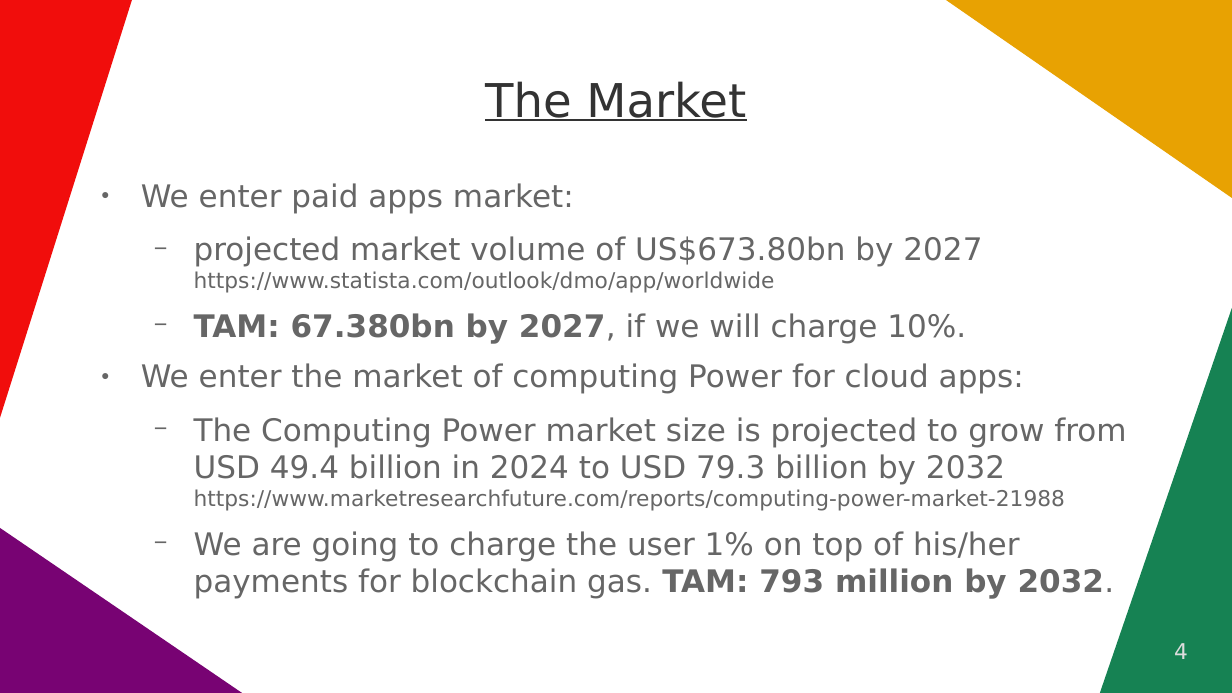
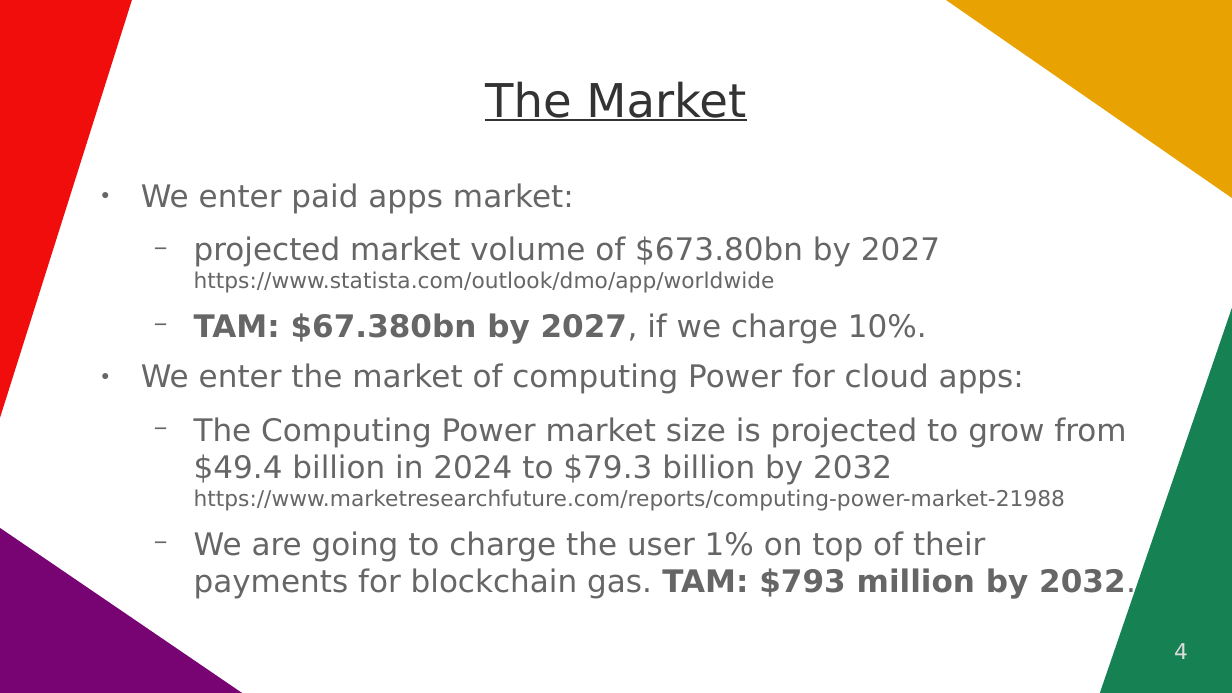
Before and after one commit to vporton/icp-package-manager, a slide deck: slide 4 of docs/long-pitchdeck.odp. Drawn at 1232x693 pixels with LibreOffice and Linux fonts; fonts in the diff are those of the drawing. Boxes give left, top, right and bottom in pixels: in the first picture for what was removed or moved away, otherwise in the second. Text is boxed around its words. In the diff, an @@ line names an element or a change of style, - is before the commit and + after.

```diff
--- a/docs/long-pitchdeck.odp
+++ b/docs/long-pitchdeck.odp
@@ text at (x1=194, y1=236, x2=940, y2=343): text changed @@
-  − projected market volume of US$673.80bn by 2027
-    https://www.statista.com/outlook/dmo/app/worldwide
-  − TAM: 67.380bn by 2027, if we will charge 10%.
+  − projected market volume of $673.80bn by 2027
+    https://www.statista.com/outlook/dmo/app/worldwide
+  − TAM: $67.380bn by 2027, if we charge 10%.
@@ text at (x1=194, y1=417, x2=1136, y2=599): text changed @@
-  − The Computing Power market size is projected to grow from USD 49.4 billion in 2024 to USD 79.3 billion by 2032 https://www.marketresearchfuture.com/reports/computing-power-market-21988
-  − We are going to charge the user 1% on top of his/her payments for blockchain gas. TAM: 793 million by 2032.
+  − The Computing Power market size is projected to grow from $49.4 billion in 2024 to $79.3 billion by 2032 https://www.marketresearchfuture.com/reports/computing-power-market-21988
+  − We are going to charge the user 1% on top of their payments for blockchain gas. TAM: $793 million by 2032.
```
Also in this commit, not shown: 3 other slides changed, 2 other files.
